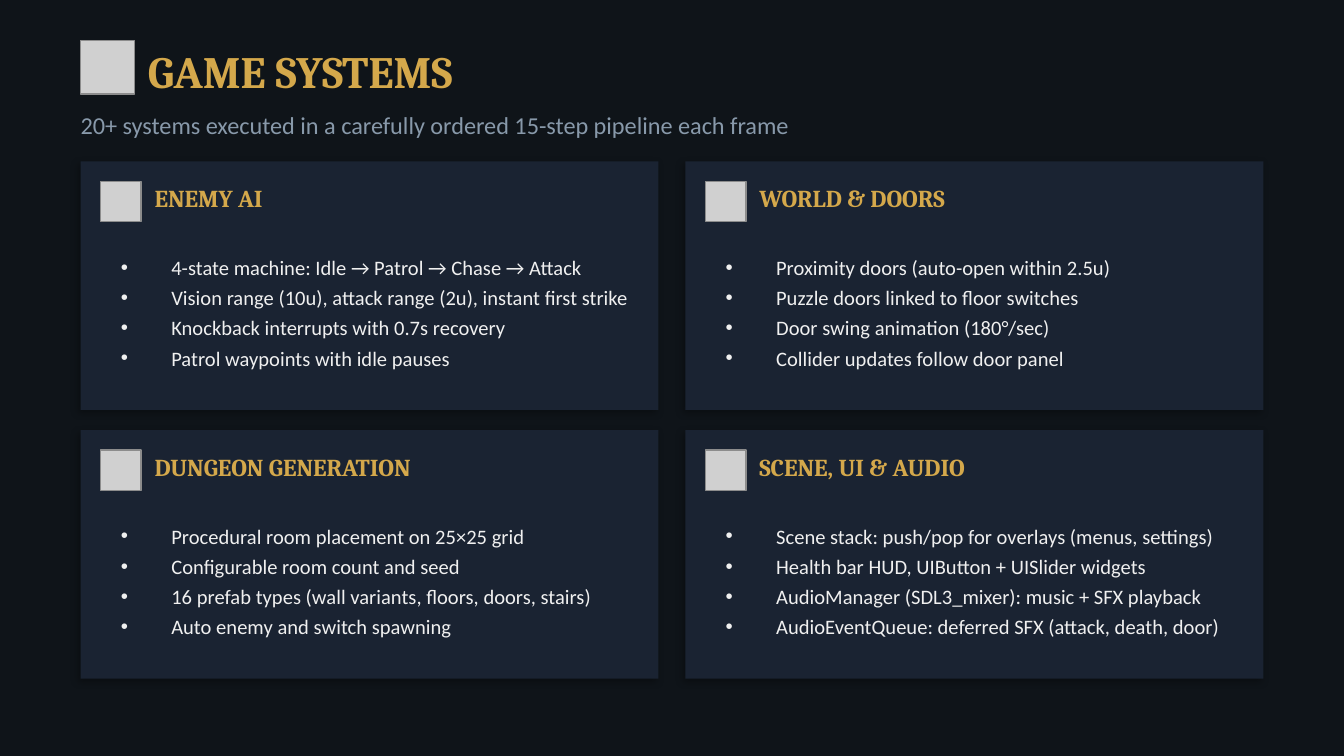
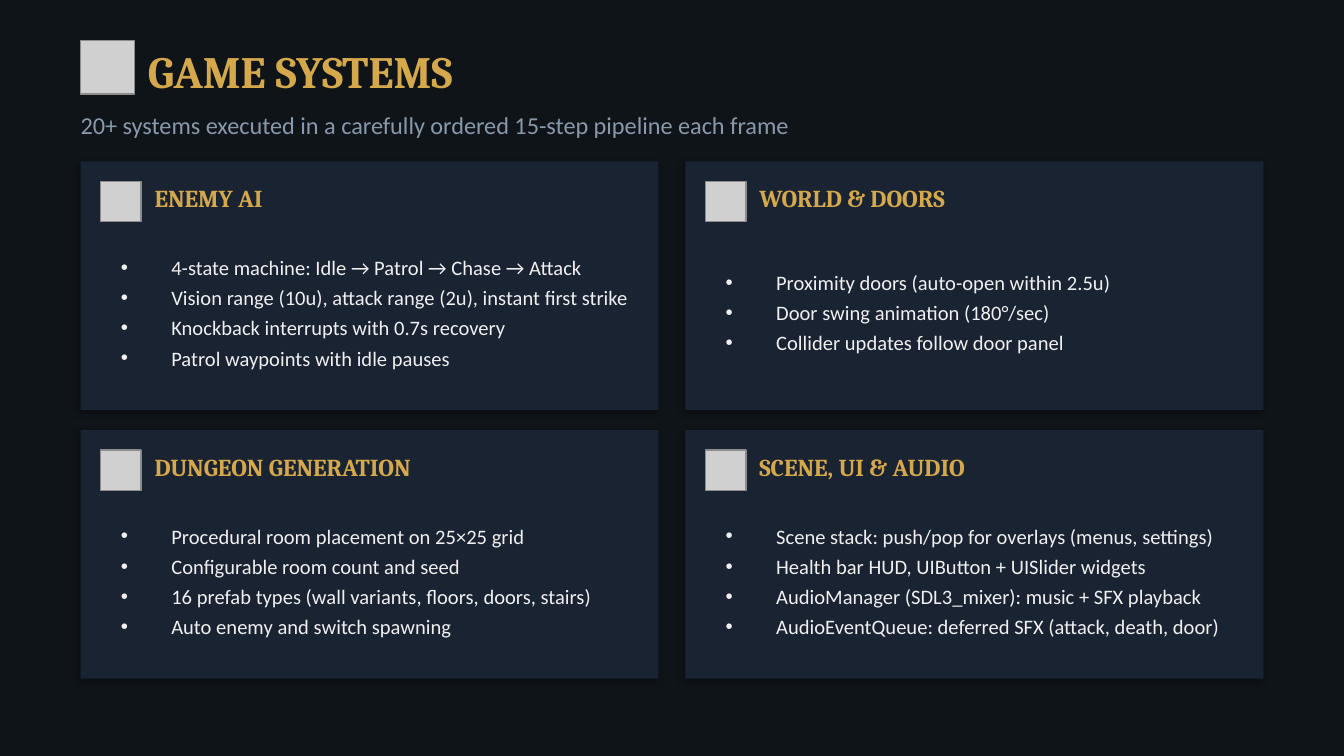
Before and after one commit to JosephDriedger/echoes-of-the-forgotten-keep, a slide deck: slide 6 of docs/EFK_Presentation.pptx. Drawn at 1344x756 pixels with LibreOffice and Linux fonts; fonts in the diff are those of the drawing; grey boxes stand for pictures. Boxes give left, top, right and bottom in pixels: in the first picture for what was removed or moved away, otherwise in the second. Text is boxed around its words. In the diff, an @@ line names an element or a change of style, - is before the commit and + after.

```diff
--- a/docs/EFK_Presentation.pptx
+++ b/docs/EFK_Presentation.pptx
@@ text at box(776, 290, 1079, 305): paragraph removed @@
-• Puzzle doors linked to floor switches
```
Also in this commit, not shown: 1 other slide changed, 2 other files.
